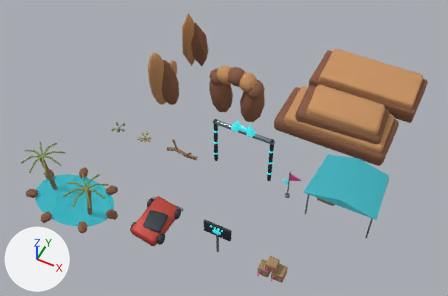
Renders of the Blender file assets/racing/dunes/kaki-dune-environment-kit-v1.blend from each side of a commit.
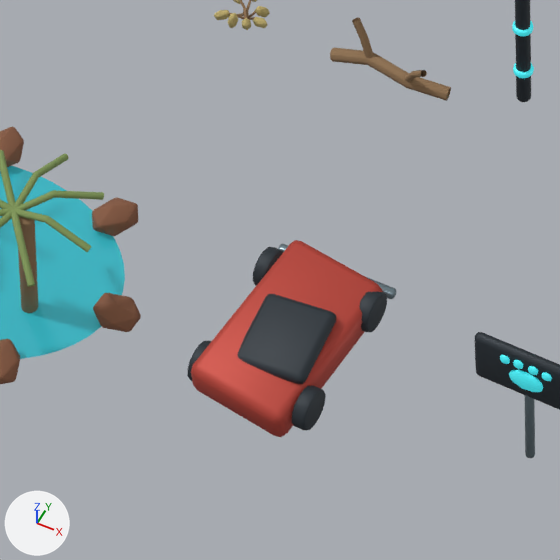
The first picture shows the older version from a camera (50 mm lens) standing at (17.2, -33.3, 45.0) and looking at (-0.4, 1.9, 0.9). The close-ups show the older and then the newer version on the part from 18% to 50% of the width and 46% to 94% of the height of that picture. Only the edits that show in the close-ups are written down. Arrows for +X, +Y and +Z are at lower left; the lights stay in place.

The scene before the commit, as lines of its bpy script (objects in view):
```python
ob_oasis_rimrock_0 = bpy.data.objects.new('Oasis_RimRock_0', me_icosphere_028)
ob_oasis_rimrock_0.parent = ob_duneoasis_a
ob_oasis_rimrock_0.location = (4.1, 0.0, 0.32)
ob_wreck_collapsedroof = bpy.data.objects.new('Wreck_CollapsedRoof', me_cube_013)
ob_wreck_collapsedroof.parent = ob_dunewreckedrallyprop_a
ob_wreck_collapsedroof.location = (0.18, -0.35, 1.08)
ob_wreck_collapsedroof.rotation_euler = (0.14, -0.08, 0.06)  # degrees (8, -4.6, 3.4)
ob_wreck_crushedbody = bpy.data.objects.new('Wreck_CrushedBody', me_cube_012)
ob_wreck_crushedbody.parent = ob_dunewreckedrallyprop_a
ob_wreck_crushedbody.location = (0.0, 0.0, 0.58)
ob_wreck_crushedbody.rotation_euler = (0.06, 0.08, -0.08)  # degrees (3.4, 4.6, -4.6)
# also in view: 'Sign_Plate' at (4.0, -8.0, 3.0); 'Oasis_RimRock_6' at (-7.4, -11.3, 0.3); 'Wreck_Wheel_1_1' at (-0.7, -6.6, 0.7); 'Deadwood_Trunk' at (-3.9, 0.0, 0.3); 'Wreck_Wheel_1_-1' at (-0.7, -9.4, 0.5)
```
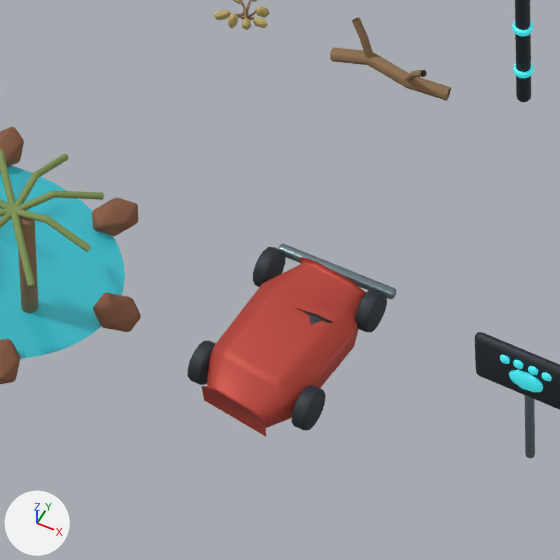
Diff of the bpy script that builds the scene:
```diff
--- a/assets/racing/dunes/kaki-dune-environment-kit-v1.blend.py
+++ b/assets/racing/dunes/kaki-dune-environment-kit-v1.blend.py
@@ me_cube_012 @@
 # used by ob_wreck_crushedbody; parent = ob_dunewreckedrallyprop_a; location = (0.0, 0.0, 0.58); rotation_euler = (0.06, 0.08, -0.08), in degrees (3.4, 4.6, -4.6)
-me_cube_012.from_pydata(...)  # 8 vertices, 6 faces; spans x -1.25..1.25, y -2.05..2.05, z -0.52..0.52
+me_cube_012.from_pydata(...)  # 24 vertices, 20 faces; spans x -1.24..1.24, y -2.08..1.78, z 0.02..1.12
+# me_cube_012 part 1: the whole mesh is rebuilt
 me_cube_012.materials.append(mat_wrecked_rally_coral)
@@ me_wreck_buckledroofshell_mesh @@
+me_wreck_buckledroofshell_mesh.from_pydata([(-0.66, -0.92, 0.0), (0.66, -0.92, 0.0), (0.66, -0.92, 0.16), (0.48, -0.92, 0.28), (-0.48, -0.92, 0.28), (-0.66, -0.92, 0.16), (-0.74, 0.78, 0.0), (0.74, 0.78, 0.0), (0.74, 0.78, 0.12), (0.42, 0.78, 0.22), (-0.42, 0.78, 0.22), (-0.74, 0.78, 0.12)], [], [(0, 6, 7, 1), (1, 7, 8, 2), (2, 8, 9, 3), (3, 9, 10, 4), (4, 10, 11, 5), (5, 11, 6, 0), (5, 4, 3, 2, 1, 0), (6, 7, 8, 9, 10, 11)])
+me_wreck_buckledroofshell_mesh.polygons.foreach_set('use_smooth', [True] * 8)
+me_wreck_buckledroofshell_mesh.materials.append(mat_dune_carbon_black)  # dark blue #2c353c
@@ ob_wreck_crushedbody @@
 ob_wreck_crushedbody.parent = ob_dunewreckedrallyprop_a
-ob_wreck_crushedbody.location = (0.0, 0.0, 0.58)
+ob_wreck_crushedbody.location = (0.0, 0.0, 0.18)
 ob_wreck_crushedbody.rotation_euler = (0.06, 0.08, -0.08)  # degrees (3.4, 4.6, -4.6)
 _m = ob_wreck_crushedbody.modifiers.new('Production bevel', 'BEVEL')
-_m.width = 0.24
-_m.width_pct = 0.24
+_m.width = 0.12
+_m.width_pct = 0.12
 _m.segments = 2
@@ ob_wreck_collapsedroof @@
-ob_wreck_collapsedroof = bpy.data.objects.new('Wreck_CollapsedRoof', me_cube_013)
-ob_wreck_collapsedroof.parent = ob_dunewreckedrallyprop_a
-ob_wreck_collapsedroof.location = (0.18, -0.35, 1.08)
-ob_wreck_collapsedroof.rotation_euler = (0.14, -0.08, 0.06)  # degrees (8, -4.6, 3.4)
-_m = ob_wreck_collapsedroof.modifiers.new('Production bevel', 'BEVEL')
-_m.width = 0.16
-_m.width_pct = 0.16
-_m.segments = 2
@@ ob_wreck_buckledroofshell @@
+ob_wreck_buckledroofshell = bpy.data.objects.new('Wreck_BuckledRoofShell', me_wreck_buckledroofshell_mesh)
+ob_wreck_buckledroofshell.parent = ob_dunewreckedrallyprop_a
+ob_wreck_buckledroofshell.location = (0.16, -0.34, 0.82)
+ob_wreck_buckledroofshell.rotation_euler = (0.14, -0.08, 0.06)  # degrees (8, -4.6, 3.4)
+_m = ob_wreck_buckledroofshell.modifiers.new('Production bevel', 'BEVEL')
+_m.width = 0.12
+_m.width_pct = 0.12
+_m.segments = 2
```

What differs and where, as boxes [x1, y1, x2, y2] in the close-ups (560 x 560 px):
'Wreck_CrushedBody', reshaped, moved, modifiers changed (15% narrower, 8% shorter): before [191, 240, 383, 437]; after [202, 256, 366, 437]
'Wreck_CollapsedRoof', deleted: before [237, 294, 336, 384]
'Wreck_BuckledRoofShell', added (mostly hidden): after [296, 308, 332, 325]
